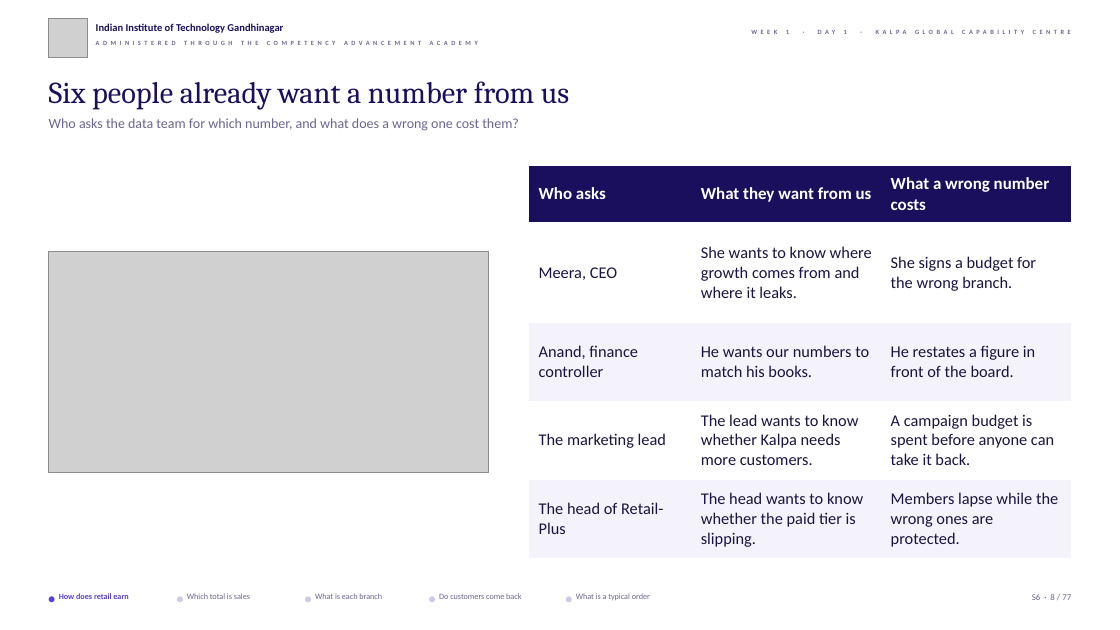
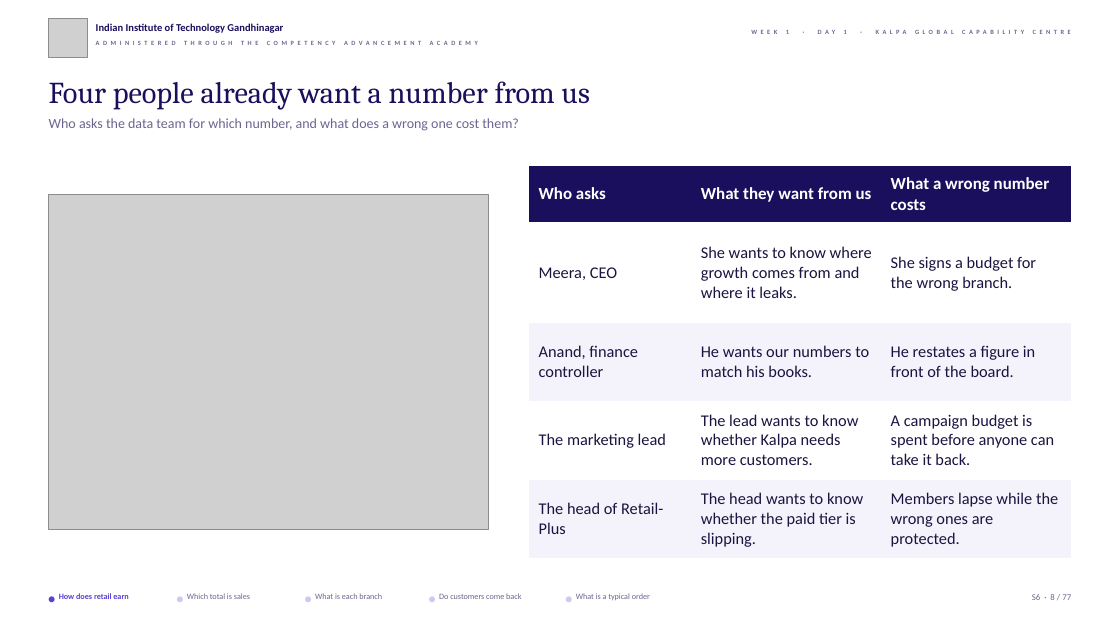
Before and after one commit to fde-academy-lab/c2-content-factory, a slide deck: slide 8 of content/W01/D1/slides/C2_W01_D01_half1_STUDENT.pptx. Drawn at 1120x630 pixels with LibreOffice and Linux fonts; fonts in the diff are those of the drawing; grey boxes stand for pictures; background and template pictures are left out. Boxes give left, top, right and bottom in pixels: in the first picture for what was removed or moved away, otherwise in the second. Text is boxed around its words. In the diff, an @@ line names an element or a change of style, - is before the commit and + after.

```diff
--- a/content/W01/D1/slides/C2_W01_D01_half1_STUDENT.pptx
+++ b/content/W01/D1/slides/C2_W01_D01_half1_STUDENT.pptx
@@ text at <box>49,81,589,109</box>: text changed @@
-Six people already want a number from us
+Four people already want a number from us
@@ picture: place and size @@
-picture at <box>49,251,488,473</box>
+picture at <box>49,195,488,530</box>
```
Also in this commit, not shown: 11 other slides changed, 3 other files.
